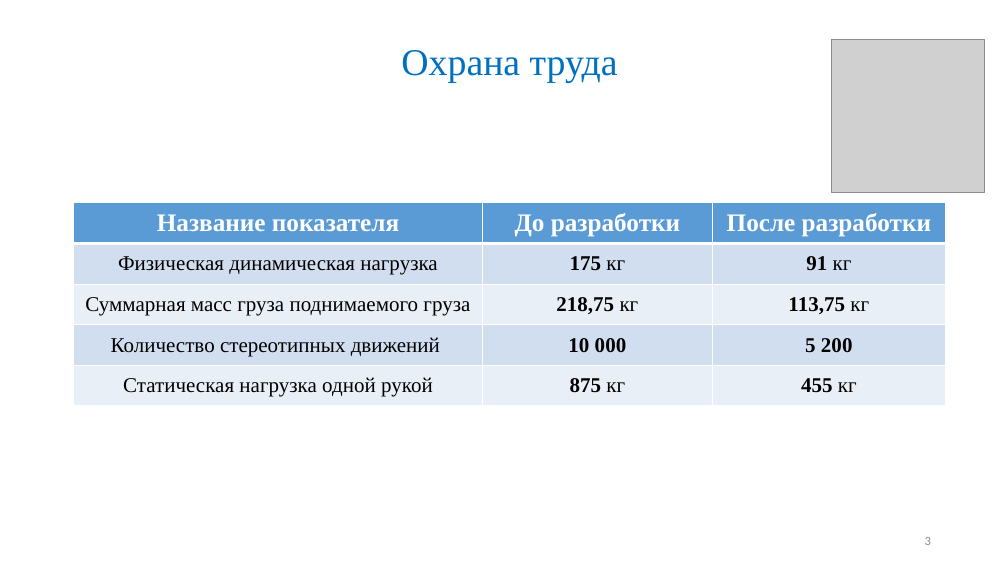
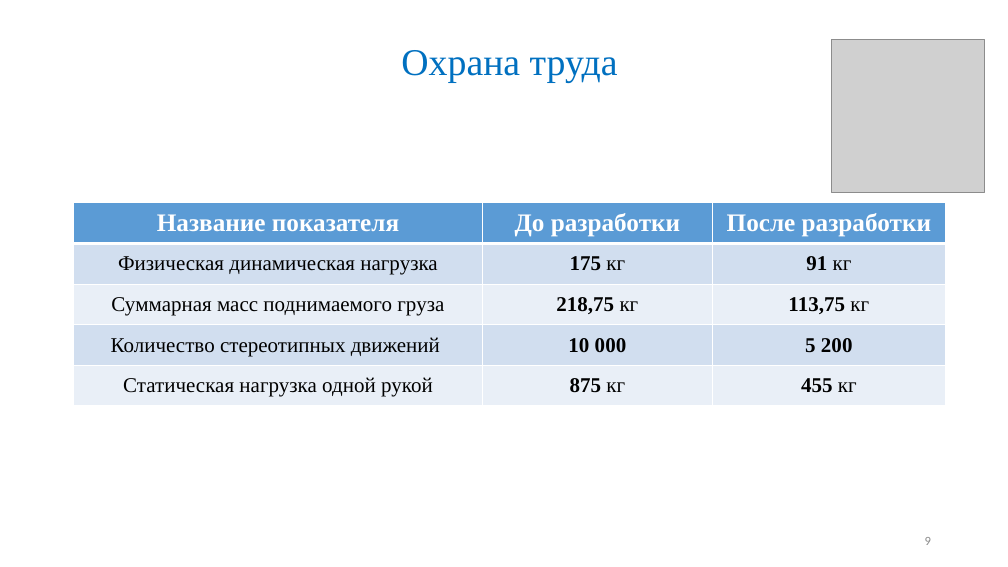
Before and after one commit to Maglus/-2017, a slide deck: slide 9 of Презентация ВКР2017.pptx (slide 3 before the commit). Drawn at 1008x567 pixels with LibreOffice and Linux fonts; fonts in the diff are those of the drawing; grey boxes stand for pictures. Boxes give left, top, right and bottom in pixels: in the first picture for what was removed or moved away, otherwise in the second. Text is boxed around its words. In the diff, an @@ line names an element or a change of style, - is before the commit and + after.

```diff
--- a/Презентация ВКР2017.pptx
+++ b/Презентация ВКР2017.pptx
@@ table at [74, 203, 946, 406] @@
-row 3, column 1: Суммарная масс груза поднимаемого груза
+row 3, column 1: Суммарная масс поднимаемого груза
@@ page number at [925, 537, 931, 545]: text changed @@
-3
+9
```
Also in this commit, not shown: 1 other slide changed, 6 slides added.
